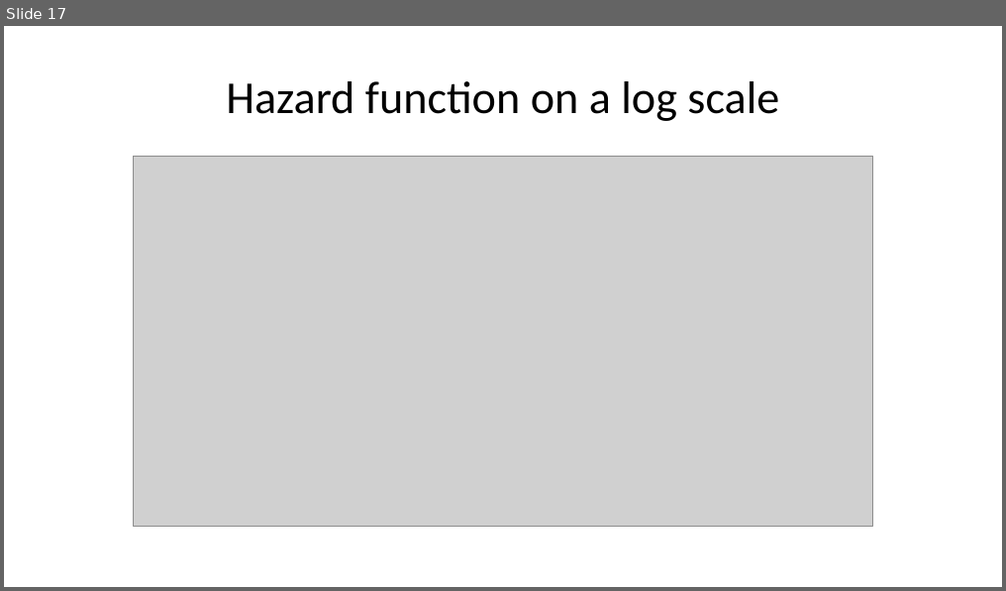
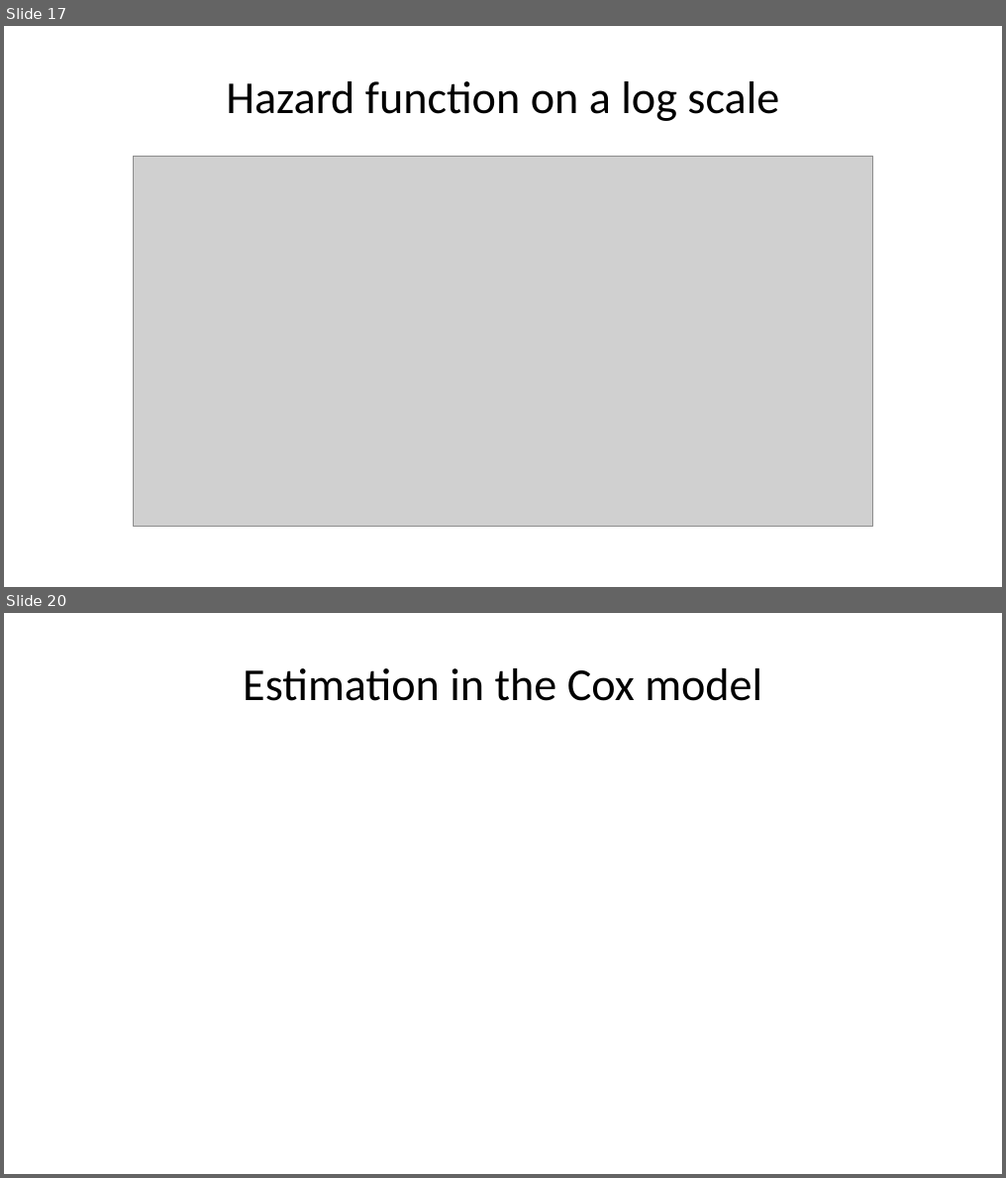
Before and after one commit to pmean/talks, a slide deck: frailty/frailty.pptx. Shown one above the other, each under a label of ours: slide 17 before the commit, slides 17 and 20 after it; the slides between them are not shown. The pictures are 1006x591 and 1006x1178 pixels, drawn with LibreOffice and Linux fonts; fonts in the diff are those of the drawing; grey boxes stand for pictures. Boxes give left, top, right and bottom in pixels: in the first picture for what was removed or moved away, otherwise in the second. Text is boxed around its words. In the diff, an @@ line names an element or a change of style, - is before the commit and + after.

```diff
--- a/frailty/frailty.pptx
+++ b/frailty/frailty.pptx
@@ slide 20 added at (4,613,1002,1174), background #FFFFFF @@
@@ title added at (243,668,762,701), 33 pt, text #000000 @@
+Estimation in the Cox model
```
Also in this commit, not shown: 2 slides changed, 4 other slides added, 2 slides removed, 1 other file.
